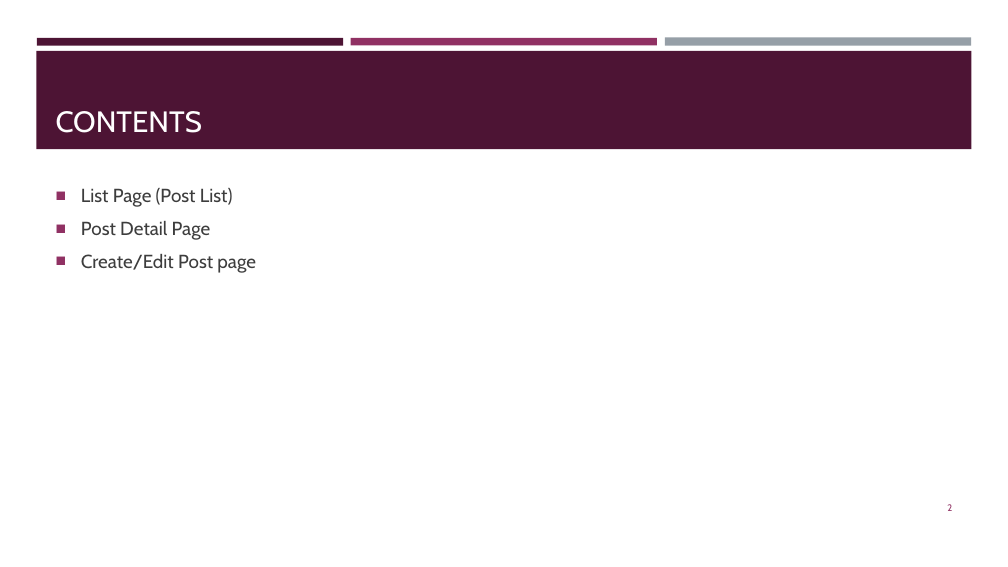
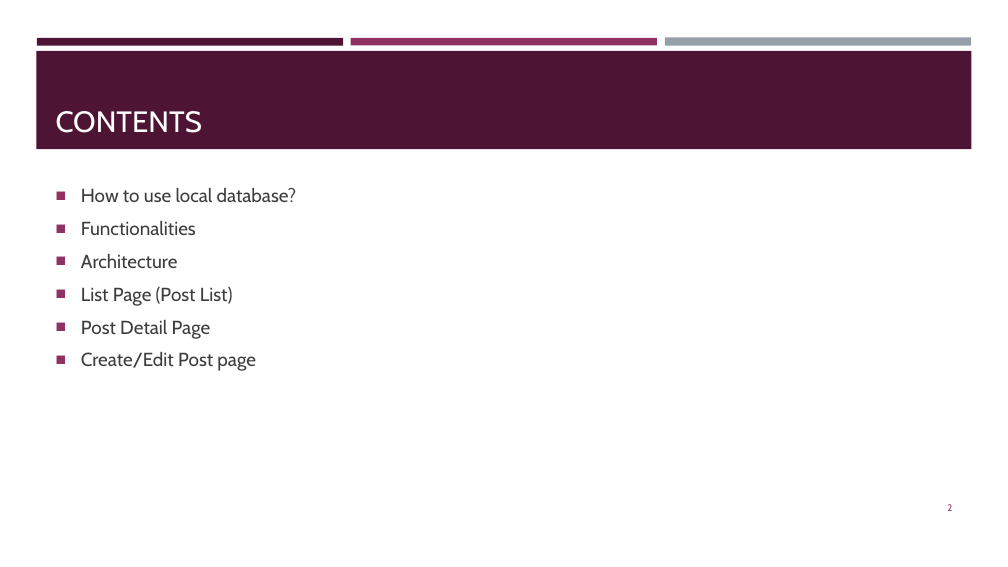
Before and after one commit to mireiacll/web-bulletin-board, a slide deck: slide 2 of Web message board.pptx. Drawn at 1008x567 pixels with LibreOffice and Linux fonts; fonts in the diff are those of the drawing. Boxes give left, top, right and bottom in pixels: in the first picture for what was removed or moved away, otherwise in the second. Text is boxed around its words. In the diff, an @@ line names an element or a change of style, - is before the commit and + after.

Commit message:
adjusted with instructions to use local db

```diff
--- a/Web message board.pptx
+++ b/Web message board.pptx
@@ text at [81,188,297,268]: paragraphs added @@
+■ How to use local database?
+■ Functionalities
+■ Architecture
```
Also in this commit, not shown: 1 slide added, 3 other files.
